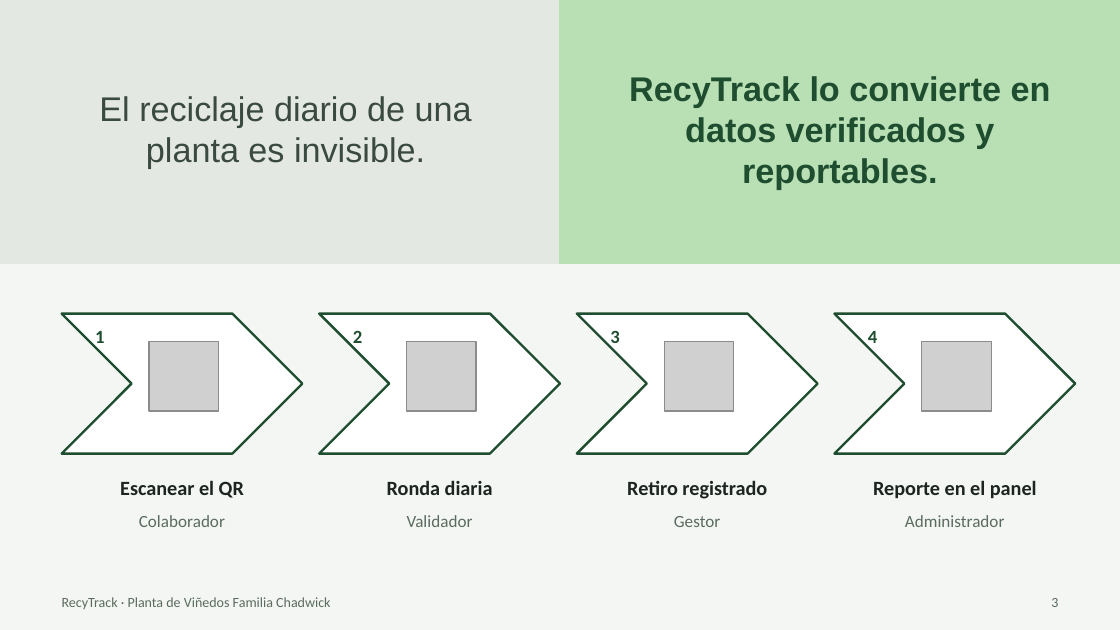
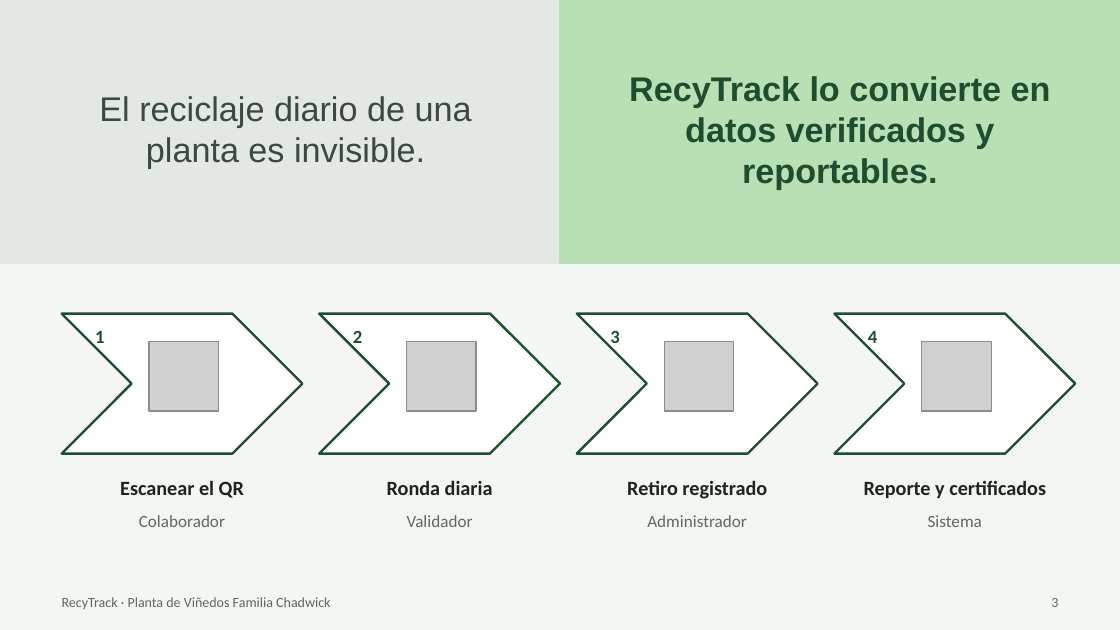
Before and after one commit to AlvaroAjg/Capstone-Ecotrack, a slide deck: slide 3 of Fase 1/Evidencias Adicionales/Fase1RecyTrack.pptx. Drawn at 1120x630 pixels with LibreOffice and Linux fonts; fonts in the diff are those of the drawing; grey boxes stand for pictures. Boxes give left, top, right and bottom in pixels: in the first picture for what was removed or moved away, otherwise in the second. Text is boxed around its words. In the diff, an @@ line names an element or a change of style, - is before the commit and + after.

```diff
--- a/Fase 1/Evidencias Adicionales/Fase1RecyTrack.pptx
+++ b/Fase 1/Evidencias Adicionales/Fase1RecyTrack.pptx
@@ text at box(864, 480, 1046, 498): text changed @@
-Reporte en el panel
+Reporte y certificados
@@ text at box(647, 515, 747, 527): text changed @@
-Gestor
+Administrador
@@ text at box(928, 515, 982, 527): text changed @@
-Administrador
+Sistema
```
Also in this commit, not shown: 2 other slides changed, 1 other file.
